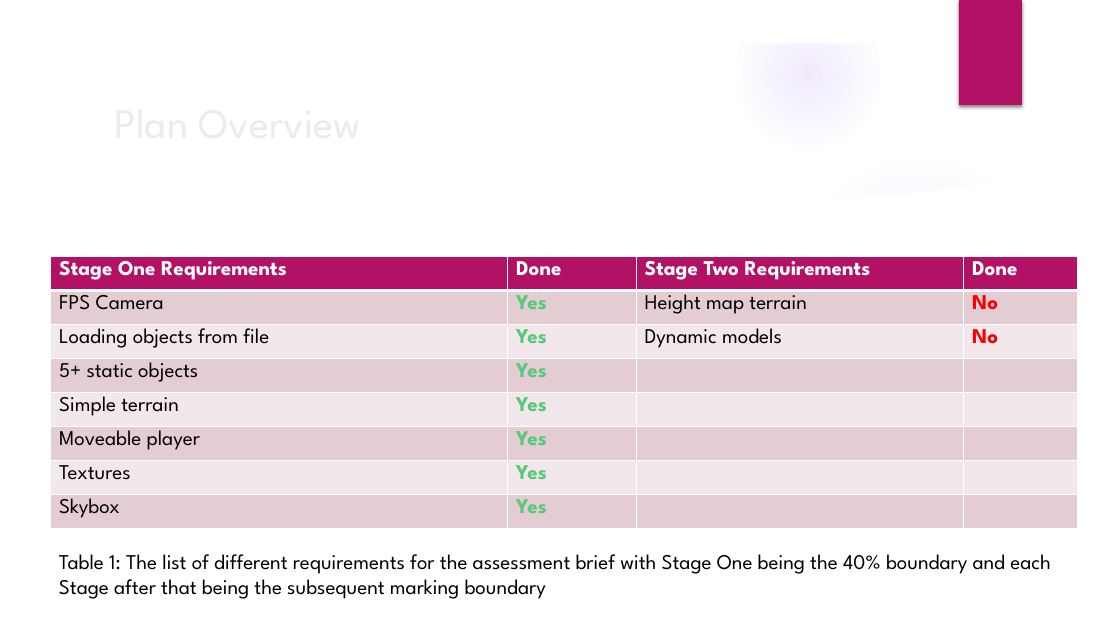
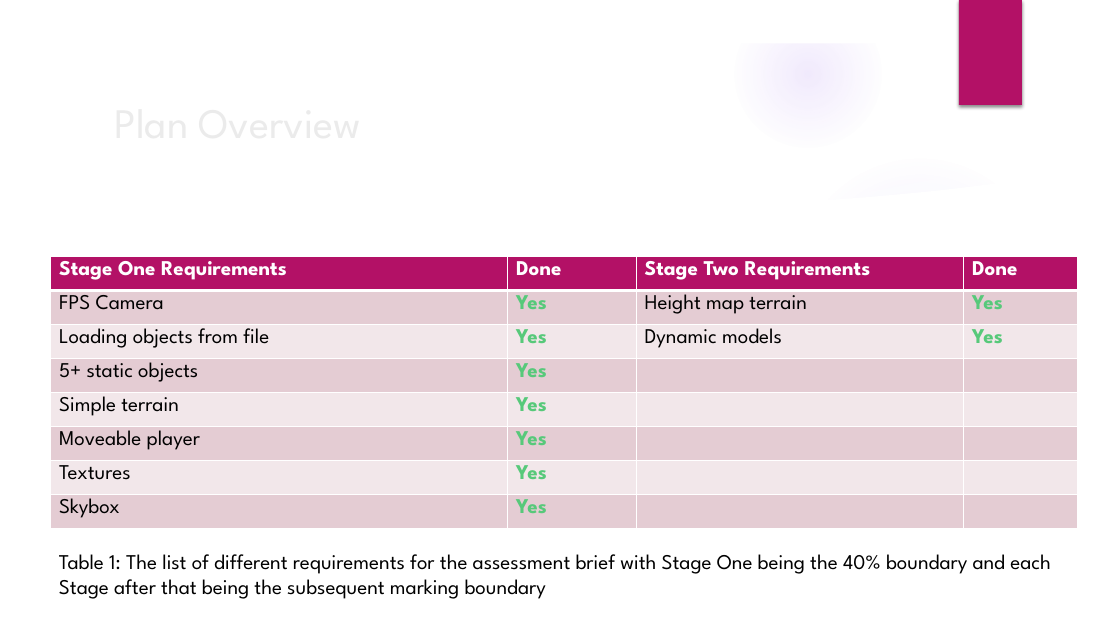
Before and after one commit to JamesPhilipPrice/3DEngine, a slide deck: slide 3 of C++ Game Engine.pptx. Drawn at 1120x630 pixels with LibreOffice and Linux fonts; fonts in the diff are those of the drawing; background and template pictures are left out. Boxes give left, top, right and bottom in pixels: in the first picture for what was removed or moved away, otherwise in the second. Text is boxed around its words. In the diff, an @@ line names an element or a change of style, - is before the commit and + after.

```diff
--- a/C++ Game Engine.pptx
+++ b/C++ Game Engine.pptx
@@ table at [50, 256, 1078, 528] @@
-row 2, column 4: No
+row 2, column 4: Yes
-row 3, column 4: No
+row 3, column 4: Yes
```
Also in this commit, not shown: 1 other slide changed.
